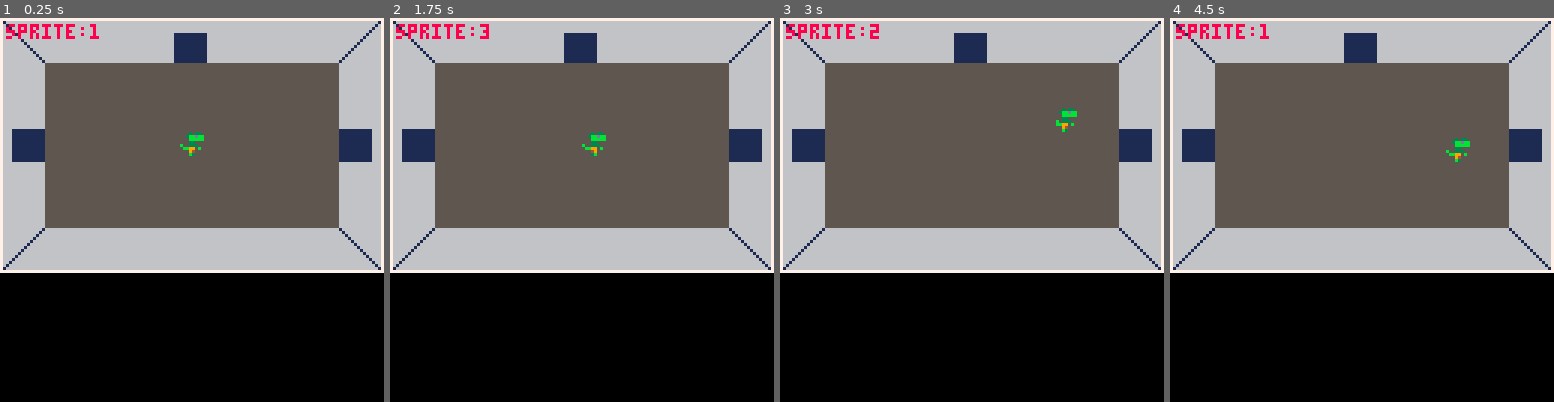
Above: before the commit, frames 1-4 (left to right).
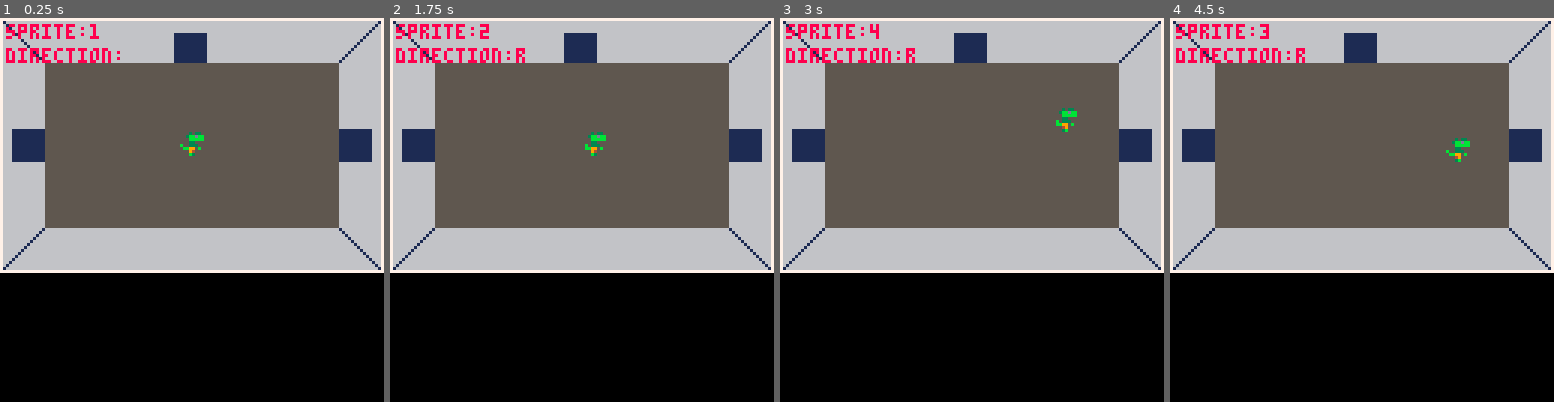
Above: after the commit, the same moments.

Repository: robotspacefish/dungeon_dino
Game: PICO-8 cartridge dungeon_dino.p8
Two runs of this game, one before a commit and one after it. Both use one fixed random seed, a clock stepped at 60 frames per second and the inputs below.
Inputs:
- Up to frame 1 (0.25 s): no input
- Up to frame 2 (1.75 s): hold Right from 1.6 s (still down)
- Up to frame 3 (3 s): release Right at 2.1 s; hold Up 2.15-2.42 s; hold Right from 2.47 s (still down)
- Up to frame 4 (4.5 s): release Right at 3.03 s; hold Left 3.08-3.58 s; hold Down 3.63-3.97 s; hold Right from 4.02 s (still down)

The runs differ from the first frame. In frame 1, 0.5% of the frame differs, in the area x 1-32%, y 7-12%; in frame 2, 0.6%; in frame 3, 0.7%, in the area x 1-75%, y 1-30%; in frame 4, 0.7%.

Commit message:
player anim mostly working

Diff:
--- a/dungeon_dino.p8
+++ b/dungeon_dino.p8
@@ -1,7 +1,7 @@
 pico-8 cartridge // http://www.pico-8.com
 version 16
 __lua__
--- todo figure out why dino wont animate properly
+-- todo fix animation where for about 3 frames after pressing a different direction, the dino doesn't update to the right sprite
 function _init()
 	door_size=10
 	floor={
@@ -25,7 +25,7 @@
 
 function print_debug()
 	print("sprite:"..player.sprite,2,2,8)
-	-- print("delay:"..delay,0,16,8)
+	print("direction:"..player.direction,2,10,8)
 end
 -->8
 --================ PLAYER ======================================
@@ -36,7 +36,7 @@
 	sprite=1,
 	walking=false,
 	anim_time=0,
-	anim_wait=0.08,
+	anim_wait=0.16,
 	flp=false,
 	direction=""
 }
@@ -85,12 +85,12 @@
 player.set_sprite=function()
 	if player.walking then
 		if player.direction=="l" or player.direction=="r" then player.animate(1,4) end
-		if player.direction=="u" then player.animate(33,36) end
-		if player.direction=="d" then player.animate(17,20) end
+		if player.direction=="u" then player.animate(7,8) end
+		if player.direction=="d" then player.animate(5,6) end
 	else
 		if player.direction=="l" or player.direction=="r" then player.sprite=1 end
-		if player.direction=="u" then player.sprite=33 end
-		if player.direction=="d" then player.sprite=17 end
+		if player.direction=="u" then player.sprite=7 end
+		if player.direction=="d" then player.sprite=5 end
 	end
 end
 
@@ -199,14 +199,14 @@
 end
 
 __gfx__
-00000000000303300003033000030330000303308000000800000000000000000000000000000000000000000000000000000000000000000000000000000000
-00000000003bbdbb003bbdbb003bbdbb003bbdbb0800008000000000000000000000000000000000000000000000000000000000000000000000000000000000
-00700700000bbbbb000bbbbb000bbbbb000bbbbb0080080000000000000000000000000000000000000000000000000000000000000000000000000000000000
-00077000000330000003300000033000000330000008800000000000000000000000000000000000000000000000000000000000000000000000000000000000
-00077000b00333000b033300b00333000b0333000008800000000000000000000000000000000000000000000000000000000000000000000000000000000000
-007007000bb990b00bb990b00bb990b00bb990b00080080000000000000000000000000000000000000000000000000000000000000000000000000000000000
-00000000000940000009400000049000000490000800008000000000000000000000000000000000000000000000000000000000000000000000000000000000
-00000000000b3000000b30000003b0000003b0008000000800000000000000000000000000000000000000000000000000000000000000000000000000000000
+00000000000303300003033000030330000303300003300000033000000330000003300000000000000000000000000000000000000000000000000000000000
+00000000003bbdbb003bbdbb003bbdbb003bbdbb0bdbbdb00bdbbdb00bbbbbb00bbbbbb000000000000000000000000000000000000000000000000000000000
+00700700000bbbbb000bbbbb000bbbbb000bbbbb0bbbbbb00bbbbbb00bbbbbb00bbbbbb000000000000000000000000000000000000000000000000000000000
+00077000000330000003300000033000000330000003300000033000000330000003300000000000000000000000000000000000000000000000000000000000
+00077000b00333000b033300b00333000b0333000033330000333300003333000033330000000000000000000000000000000000000000000000000000000000
+007007000bb990b00bb990b00bb990b00bb990b0000990b00b099000000990b00b09900000000000000000000000000000000000000000000000000000000000
+00000000000940000009400000049000000490000009400000049000000940000004900000000000000000000000000000000000000000000000000000000000
+00000000000b3000000b30000003b0000003b000000b30000003b000000b30000003b00000000000000000000000000000000000000000000000000000000000
 00000000000330000003300000033000000330000000000000000000000000000000000000000000000000000000000000000000000000000000000000000000
 000000000bdbbdb00bdbbdb00bdbbdb00bdbbdb00000000000000000000000000000000000000000000000000000000000000000000000000000000000000000
 000000000bbbbbb00bbbbbb00bbbbbb00bbbbbb00000000000000000000000000000000000000000000000000000000000000000000000000000000000000000
